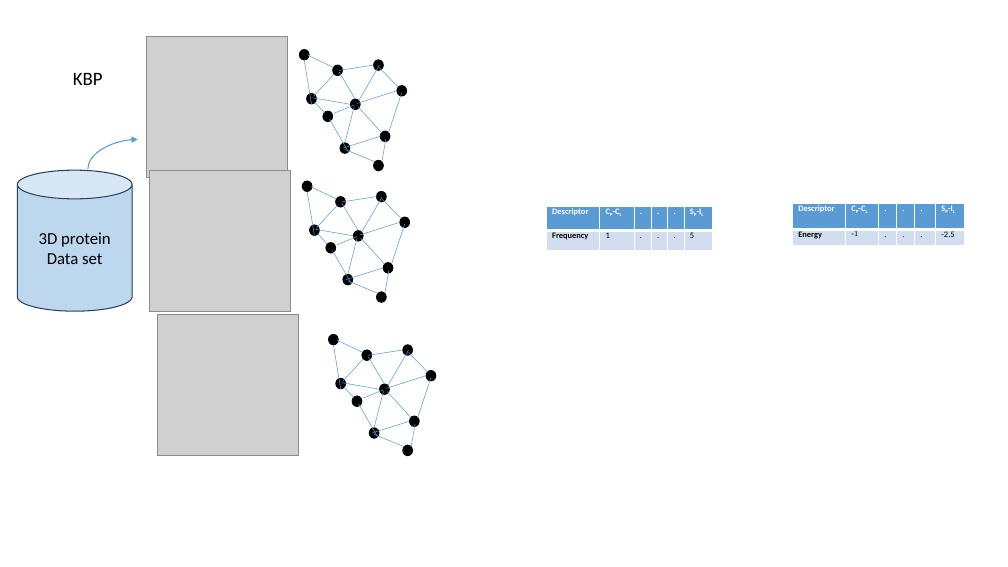
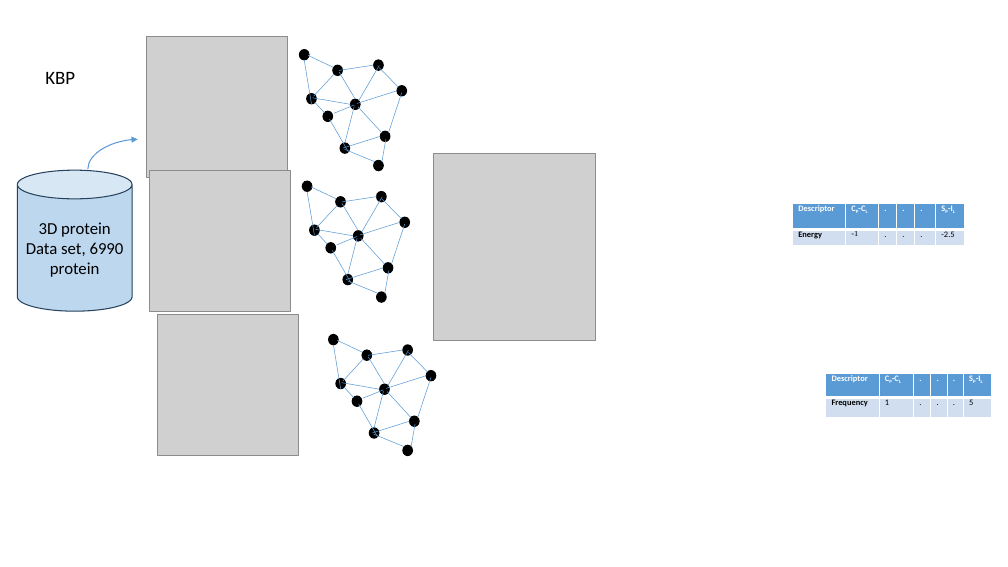
Before and after one commit to mirzaie-mehdi/ProteinEnergyProfileSimilarity, a slide deck: slide 1 of manuscript/Revised/manuscript/Fig1.pptx. Drawn at 1008x567 pixels with LibreOffice and Linux fonts; fonts in the diff are those of the drawing; grey boxes stand for pictures. Boxes give left, top, right and bottom in pixels: in the first picture for what was removed or moved away, otherwise in the second. Text is boxed around its words. In the diff, an @@ line names an element or a change of style, - is before the commit and + after.

```diff
--- a/manuscript/Revised/manuscript/Fig1.pptx
+++ b/manuscript/Revised/manuscript/Fig1.pptx
@@ text "KBP": place and size @@
-text "KBP" at bbox=[73, 73, 103, 85]
+text "KBP" at bbox=[45, 72, 75, 84]
@@ picture added at bbox=[434, 154, 596, 340] @@
@@ text in cylinder at bbox=[26, 222, 124, 277]: text changed @@
-3D protein Data set
+3D protein Data set, 6990 protein
@@ table: place and size @@
-table at bbox=[547, 206, 714, 250]
+table at bbox=[826, 374, 993, 417]
```
Also in this commit, not shown: 4 other files.
